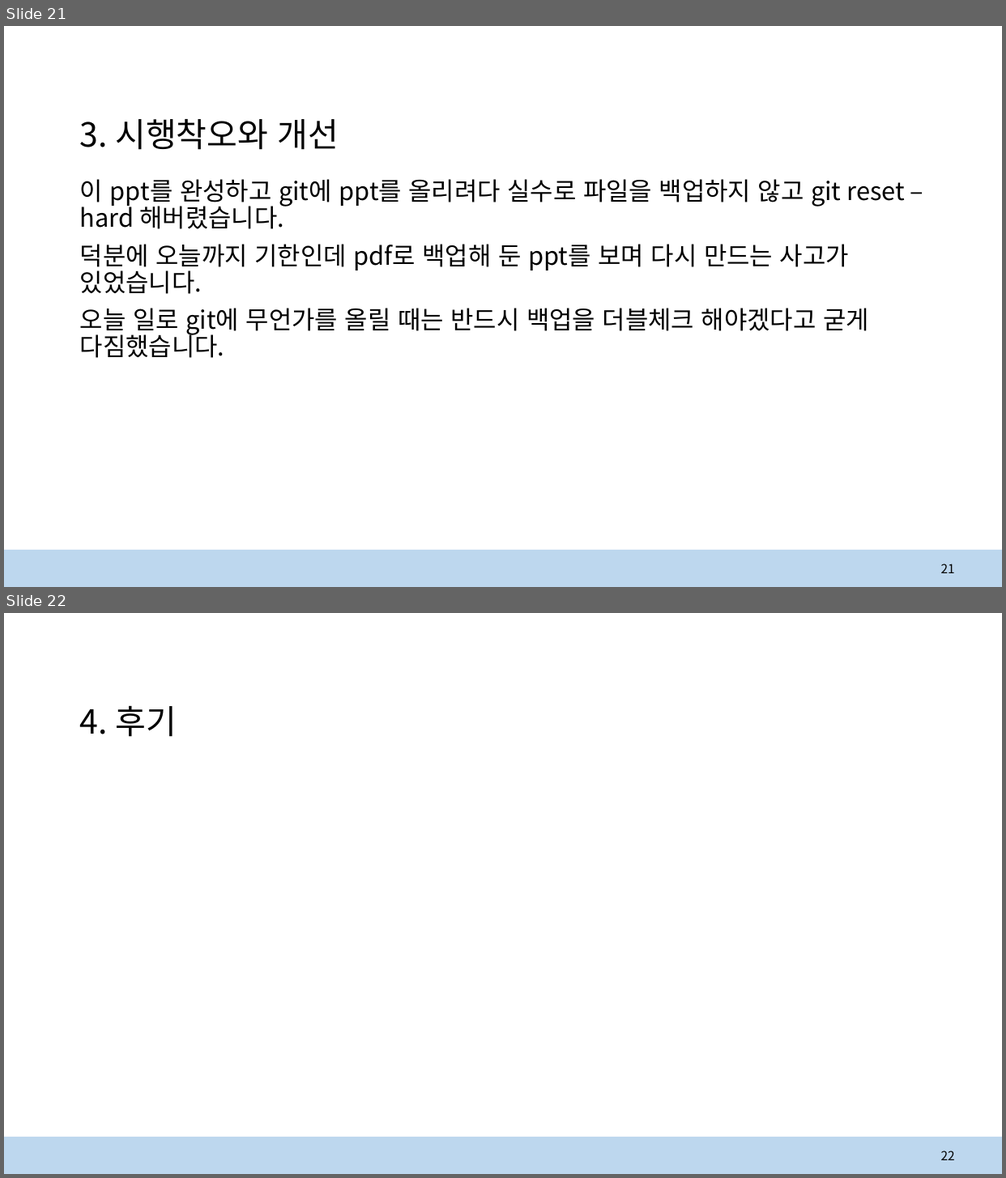
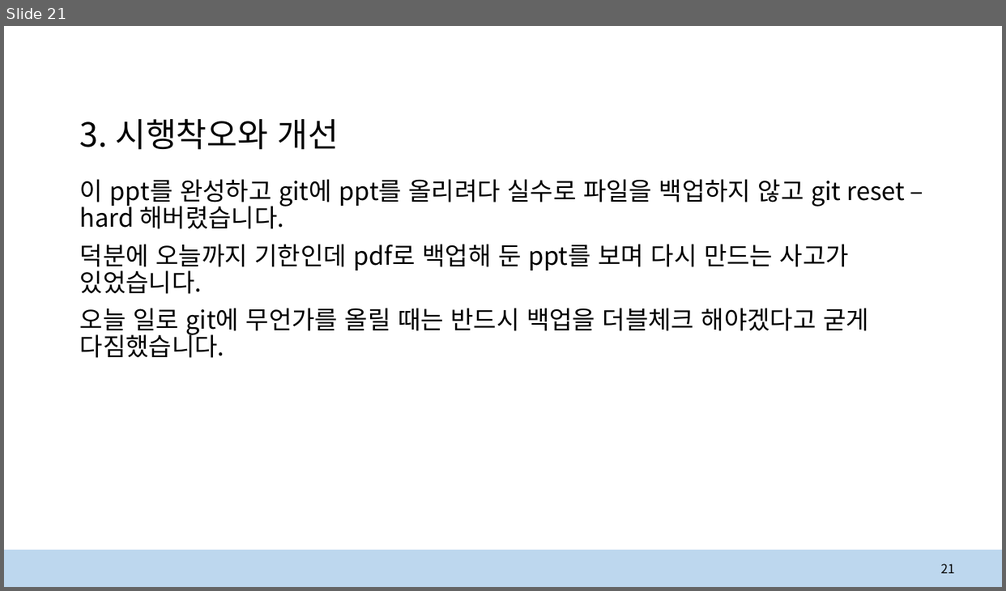
Before and after one commit to BDH0322/bdh, a slide deck: AI 부유물 탐지 시스템구축프로젝트.pptx. Shown one above the other, each under a label of ours: slides 21 and 22 before the commit, slide 21 after it. The pictures are 1006x1178 and 1006x591 pixels, drawn with LibreOffice and Linux fonts; fonts in the diff are those of the drawing. Boxes give left, top, right and bottom in pixels: in the first picture for what was removed or moved away, otherwise in the second. Text is boxed around its words. In the diff, an @@ line names an element or a change of style, - is before the commit and + after.

```diff
--- a/AI 부유물 탐지 시스템구축프로젝트.pptx
+++ b/AI 부유물 탐지 시스템구축프로젝트.pptx
@@ slide 22 removed at [4, 613, 1002, 1174], background #FFFFFF @@
@@ title removed at [80, 705, 177, 737] @@
-4. 후기
@@ rectangle removed at [4, 1137, 1002, 1174] @@
@@ page number removed at [941, 1151, 955, 1161] @@
-22
```
Also in this commit, not shown: 1 slide changed.
